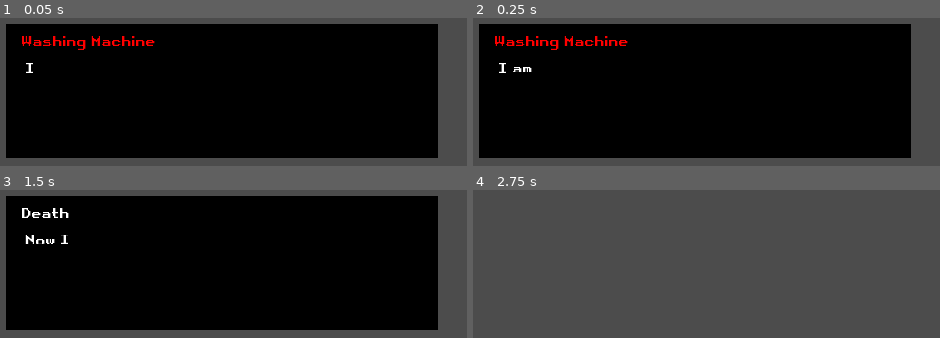
Above: before the commit, frames 1-4 (two rows, left to right).
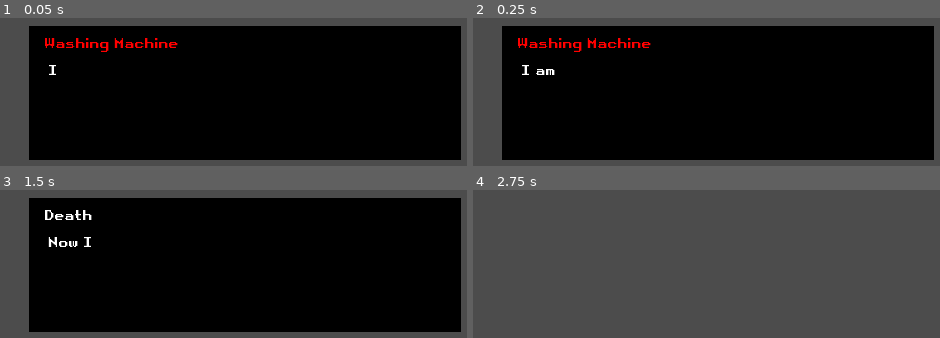
Above: after the commit, the same moments.

Repository: wet-floor/1501-final-project
Game: Godot game, scene res://testing/samuel/dialogueBox.tscn
Same seed, same stepped clock (60 frames per second), same inputs: the game is played once before the commit and once after it. This scene is started directly instead of the project's main scene.
Inputs (mouse positions are in pixels of both pictures, inside the frame that each line leads up to):
- Up to frame 1 (0.05 s): no input
- Up to frame 2 (0.25 s): no input
- Up to frame 3 (1.5 s): tap Enter (ui_accept) at 0.5, 0.6, 0.77, 1.07 s; move the mouse to (outside the picture) at 0.52 s; hold D (player_right) 0.53-1.28 s; move the mouse to (outside the picture) at 1.27 s; hold S (player_down) from 1.28 s (still down); tap Mouse wheel up (inv_left) at 1.35 s
- Up to frame 4 (2.75 s): tap Enter (ui_accept) at 1.52, 1.55, 1.82, 2.3 s; move the mouse to (outside the picture) at 2.02 s; release S (player_down) at 2.03 s; hold D (player_right) from 2.03 s (still down); hold Mouse wheel down (inv_right) from 2.03 s (still down)

The runs differ from the first frame. In frame 1, 13% of the frame differs, in the area x 1-99%, y 4-96%; in frame 2, 13%; in frame 3, 12%; in frame 4, nothing differs.

Commit message:
added popupUI
- PopupUI added

Diff:
--- a/testing/samuel/alarmBar.tscn
+++ b/testing/samuel/alarmBar.tscn
@@ -1,7 +1,7 @@
 [gd_scene load_steps=9 format=2]
 
-[ext_resource path="res://testing/samuel/scripts and assets/alarmBar.gd" type="Script" id=1]
-[ext_resource path="res://testing/assets/redlineSprite.png" type="Texture" id=2]
+[ext_resource path="res://testing/samuel/scripts/alarmBar.gd" type="Script" id=1]
+[ext_resource path="res://testing/samuel/assets/redlineSprite.png" type="Texture" id=2]
 [ext_resource path="res://Retro Gaming.ttf" type="DynamicFontData" id=3]
 
 [sub_resource type="DynamicFont" id=4]
--- a/testing/samuel/dialogueBox.tscn
+++ b/testing/samuel/dialogueBox.tscn
@@ -1,8 +1,10 @@
-[gd_scene load_steps=9 format=2]
+[gd_scene load_steps=11 format=2]
 
-[ext_resource path="res://testing/samuel/scripts and assets/dialogueBox.gd" type="Script" id=1]
-[ext_resource path="res://testing/samuel/scripts and assets/tempSprite.png" type="Texture" id=2]
+[ext_resource path="res://testing/samuel/scripts/dialogueBox.gd" type="Script" id=1]
+[ext_resource path="res://testing/samuel/assets/tempSprite.png" type="Texture" id=2]
 [ext_resource path="res://Retro Gaming.ttf" type="DynamicFontData" id=3]
+[ext_resource path="res://testing/samuel/assets/fullBeepSound.mp3" type="AudioStream" id=4]
+[ext_resource path="res://testing/samuel/assets/beepSoundShort.mp3" type="AudioStream" id=5]
 
 [sub_resource type="DynamicFont" id=8]
 size = 10
@@ -31,10 +33,10 @@
 anchor_bottom = 1.0
 
 [node name="dialogue" type="ColorRect" parent="."]
-margin_left = 259.0
-margin_top = 478.0
-margin_right = 951.0
-margin_bottom = 692.0
+margin_left = 296.0
+margin_top = 482.0
+margin_right = 988.0
+margin_bottom = 696.0
 color = Color( 0, 0, 0, 1 )
 script = ExtResource( 1 )
 dialogPath = "res://testing/samuel/testingText.json"
@@ -69,3 +71,11 @@
 position = Vector2( 100, -100 )
 scale = Vector2( 0.47777, 0.525491 )
 texture = ExtResource( 2 )
+
+[node name="textSound" type="AudioStreamPlayer2D" parent="dialogue"]
+stream = ExtResource( 5 )
+volume_db = -19.077
+
+[node name="enterSound" type="AudioStreamPlayer2D" parent="dialogue"]
+stream = ExtResource( 4 )
+volume_db = -16.773
--- a/testing/samuel/healthBar.tscn
+++ b/testing/samuel/healthBar.tscn
@@ -1,8 +1,8 @@
 [gd_scene load_steps=8 format=2]
 
-[ext_resource path="res://testing/samuel/scripts and assets/healthBar.gd" type="Script" id=1]
+[ext_resource path="res://testing/samuel/scripts/healthBar.gd" type="Script" id=1]
 [ext_resource path="res://Retro Gaming.ttf" type="DynamicFontData" id=2]
-[ext_resource path="res://testing/samuel/scripts and assets/rectangle-transparent-black-outline-of-box-11562876432h8xw61bqb4-modified.png" type="Texture" id=3]
+[ext_resource path="res://testing/samuel/assets/rectangle-transparent-black-outline-of-box-11562876432h8xw61bqb4-modified.png" type="Texture" id=3]
 
 [sub_resource type="DynamicFont" id=1]
 font_data = ExtResource( 2 )
--- /dev/null
+++ b/testing/samuel/popupUI.tscn
@@ -0,0 +1,52 @@
+[gd_scene load_steps=7 format=2]
+
+[ext_resource path="res://Retro Gaming.ttf" type="DynamicFontData" id=1]
+[ext_resource path="res://testing/samuel/scripts/popupBox.gd" type="Script" id=2]
+[ext_resource path="res://testing/samuel/assets/fullBeepSound.mp3" type="AudioStream" id=3]
+[ext_resource path="res://testing/samuel/assets/beepSoundShort.mp3" type="AudioStream" id=4]
+
+[sub_resource type="DynamicFont" id=1]
+font_data = ExtResource( 1 )
+
+[sub_resource type="DynamicFont" id=2]
+font_data = ExtResource( 1 )
+
+[node name="popupUI" type="Control"]
+anchor_right = 1.0
+anchor_bottom = 1.0
+
+[node name="popupBox" type="ColorRect" parent="."]
+margin_left = 367.0
+margin_top = 30.0
+margin_right = 817.0
+margin_bottom = 191.0
+color = Color( 0, 0, 0, 1 )
+script = ExtResource( 2 )
+
+[node name="speakerName" type="RichTextLabel" parent="popupBox"]
+margin_left = 12.0
+margin_top = 6.0
+margin_right = 252.0
+margin_bottom = 42.0
+custom_fonts/normal_font = SubResource( 1 )
+bbcode_enabled = true
+text = "Name"
+
+[node name="speakerDialog" type="RichTextLabel" parent="popupBox"]
+margin_left = 21.0
+margin_top = 38.0
+margin_right = 424.0
+margin_bottom = 146.0
+custom_fonts/normal_font = SubResource( 2 )
+bbcode_enabled = true
+text = "Text"
+
+[node name="textShowTimer" type="Timer" parent="popupBox"]
+
+[node name="textSound" type="AudioStreamPlayer2D" parent="popupBox"]
+stream = ExtResource( 4 )
+volume_db = -17.846
+
+[node name="enterSound" type="AudioStreamPlayer2D" parent="popupBox"]
+stream = ExtResource( 3 )
+volume_db = -12.923
--- a/testing/samuel/positionVector2D.tscn
+++ b/testing/samuel/positionVector2D.tscn
@@ -1,6 +1,6 @@
 [gd_scene load_steps=2 format=2]
 
-[ext_resource path="res://testing/samuel/scripts and assets/positionVector2D.gd" type="Script" id=1]
+[ext_resource path="res://testing/samuel/scripts/positionVector2D.gd" type="Script" id=1]
 
 [node name="positionVector2D" type="Position2D"]
 script = ExtResource( 1 )
--- /dev/null
+++ b/testing/samuel/scripts/dialogueBox.gd
@@ -0,0 +1,82 @@
+extends ColorRect
+
+export var dialogPath = ""
+# The smaller this value is, the faster text goes
+export(float) var textSpeed = 0.07
+
+var dialog
+
+var phraseNum = 0
+var finished = false
+
+# Note: bold font currently has settings to be more spaced instead of bold,
+# and code text is simply smaller text size. This can be checked in the 2D inspector for text.
+
+# Called when the node enters the scene tree for the first time.
+func _ready():
+	# Set wait timer to equal to text speed
+	$textShowTimer.wait_time = textSpeed
+	# Set dialog to the array made from getting dialog
+	dialog = getDialog()
+	# assert(dialog, "Dialog not found")
+	nextPhrase()
+
+func getDialog() -> Array:
+	var f = File.new()
+	# assert(f.file_exists(dialogPath), "File path does not exist")
+	f.open(dialogPath, File.READ)
+	var json = f.get_as_text()
+	var output = parse_json(json)
+
+	if typeof(output) == TYPE_ARRAY:
+		return output
+	else:
+		return []
+
+func nextPhrase() -> void:
+	# If there is no more dialogue, remove this node from tree
+	if phraseNum >= len(dialog):
+		queue_free()
+		return
+	# Sets the finished to false so the player pressing accept works as intended
+	finished = false
+
+	$speakerName.bbcode_text = dialog[phraseNum]["Name"]
+	$speakerDialog.bbcode_text = dialog[phraseNum]["Text"]
+
+	$speakerDialog.visible_characters = 0
+
+	#Unimplemented portrait feature
+	#var f = File.new()
+	#var img = dialog[phraseNum]["Name"] + dialog[phraseNum]["Emotion"]
+	#if f.file_exists(img):
+		#$speakerPortrait.texture = load(img)
+	#else:
+		#$speakerPortrait.texture = null
+
+	# While the visible characters is shorter than the length of the text, continuously show the
+	# next character
+	while $speakerDialog.visible_characters < len($speakerDialog.text):
+		$speakerDialog.visible_characters += 1
+		$textSound.play()
+
+		$textShowTimer.start()
+		# Makes sure each letter only appears after the timer runs out
+		yield($textShowTimer, "timeout")
+
+	# Once all text is shown, finished is set to true, and the phrase count (the current phrase
+	# to be shown) moves forward by one.
+	finished = true
+	phraseNum += 1
+	return
+
+# Called every frame. 'delta' is the elapsed time since the previous frame.
+func _process(delta):
+	# If the player presses accept, it will either move onto the next phrase or
+	# skip to the end of current phrase if still not complete.
+	if Input.is_action_just_pressed("ui_accept"):
+		if finished:
+			nextPhrase()
+			$enterSound.play()
+		else:
+			$speakerDialog.visible_characters = len($speakerDialog.text)
--- a/testing/samuel/scripts and assets/dialogueBox.gd
+++ b/testing/samuel/scripts/popupBox.gd
@@ -1,13 +1,13 @@
 extends ColorRect
 
-export var dialogPath = ""
 # The smaller this value is, the faster text goes
 export(float) var textSpeed = 0.07
 
 var dialog
-
-var phraseNum = 0
+var speakerName
+var shown = false
 var finished = false
+signal messageEnded
 
 # Note: bold font currently has settings to be more spaced instead of bold,
 # and code text is simply smaller text size. This can be checked in the 2D inspector for text.
@@ -16,34 +16,26 @@
 func _ready():
 	# Set wait timer to equal to text speed
 	$textShowTimer.wait_time = textSpeed
-	# Set dialog to the array made from getting dialog
-	dialog = getDialog()
-	# assert(dialog, "Dialog not found")
-	nextPhrase()
 
-func getDialog() -> Array:
-	var f = File.new()
-	# assert(f.file_exists(dialogPath), "File path does not exist")
-	f.open(dialogPath, File.READ)
-	var json = f.get_as_text()
-	var output = parse_json(json)
+func getDialog(name, text) -> Array:
+	if typeof(text) == TYPE_ARRAY:
+		return text
+	if typeof (text) == TYPE_STRING:
+		var textAsArray = []
+		for letter in text:
+			textAsArray.append(letter)
+		return textAsArray
+	else:
+		print("That is not a valid text (Likely an object or an int)")
+		return text
 
-	if typeof(output) == TYPE_ARRAY:
-		return output
-	else:
-		return []
-
-func nextPhrase() -> void:
-	# If there is no more dialogue, remove this node from tree
-	if phraseNum >= len(dialog):
-		queue_free()
-		return
+func showText(name, text):
 	# Sets the finished to false so the player pressing accept works as intended
+	self.show()
+	shown = true
 	finished = false
-
-	$speakerName.bbcode_text = dialog[phraseNum]["Name"]
-	$speakerDialog.bbcode_text = dialog[phraseNum]["Text"]
-
+	$speakerName.bbcode_text = name
+	$speakerDialog.bbcode_text = text
 	$speakerDialog.visible_characters = 0
 
 	#Unimplemented portrait feature
@@ -58,7 +50,7 @@
 	# next character
 	while $speakerDialog.visible_characters < len($speakerDialog.text):
 		$speakerDialog.visible_characters += 1
-
+		$textSound.play()
 		$textShowTimer.start()
 		# Makes sure each letter only appears after the timer runs out
 		yield($textShowTimer, "timeout")
@@ -66,7 +58,6 @@
 	# Once all text is shown, finished is set to true, and the phrase count (the current phrase
 	# to be shown) moves forward by one.
 	finished = true
-	phraseNum += 1
 	return
 
 # Called every frame. 'delta' is the elapsed time since the previous frame.
@@ -74,7 +65,10 @@
 	# If the player presses accept, it will either move onto the next phrase or
 	# skip to the end of current phrase if still not complete.
 	if Input.is_action_just_pressed("ui_accept"):
-		if finished:
-			nextPhrase()
+		if finished && shown:
+			$enterSound.play()
+			emit_signal("messageEnded")
+			self.hide()
+			shown = false
 		else:
 			$speakerDialog.visible_characters = len($speakerDialog.text)
--- /dev/null
+++ b/testing/samuel/scripts/testingSamuel.gd
@@ -0,0 +1,14 @@
+extends Node2D
+
+# Called when the node enters the scene tree for the first time.
+func _ready():
+
+	# yield still doesnt work
+	$popupUI/popupBox.showText("[color=purple]Johnny[/color]", "I am [wave amp=60 freq=6][color=red]very[/color][/wave] angry right now.")
+	yield($popupUI/popupBox, "messageEnded")
+	$popupUI/popupBox.showText("Alex", "SHEEEEEESH")
+	yield($tenSecTimer, "timeout")
+
+# Called every frame. 'delta' is the elapsed time since the previous frame.
+#func _process(delta):
+#	pass
--- /dev/null
+++ b/testing/samuel/testingSamuel.tscn
@@ -0,0 +1,17 @@
+[gd_scene load_steps=3 format=2]
+
+[ext_resource path="res://testing/samuel/scripts/testingSamuel.gd" type="Script" id=2]
+[ext_resource path="res://testing/samuel/popupUI.tscn" type="PackedScene" id=3]
+
+[node name="testingSamuel" type="Node2D"]
+script = ExtResource( 2 )
+
+[node name="popupUI" parent="." instance=ExtResource( 3 )]
+
+[node name="fiveSecTimer" type="Timer" parent="."]
+wait_time = 5.0
+autostart = true
+
+[node name="tenSecTimer" type="Timer" parent="."]
+wait_time = 10.0
+autostart = true
Not shown, added: testing/samuel/assets/beepSound.mp3.import
Not shown, added: testing/samuel/assets/beepSoundShort.mp3.import
Not shown, added: testing/samuel/assets/fullBeepSound.mp3.import
Renamed: testing/samuel/scripts and assets/rectangle-transparent-black-outline-of-box-11562876432h8xw61bqb4-modified.png -> testing/samuel/assets/rectangle-transparent-black-outline-of-box-11562876432h8xw61bqb4-modified.png
Not shown, changed: testing/samuel/assets/rectangle-transparent-black-outline-of-box-11562876432h8xw61bqb4-modified.png.import
Renamed: testing/assets/redlineSprite.png -> testing/samuel/assets/redlineSprite.png
Not shown, changed: testing/samuel/assets/redlineSprite.png.import
Renamed: testing/samuel/scripts and assets/tempSprite.png -> testing/samuel/assets/tempSprite.png
Not shown, changed: testing/samuel/assets/tempSprite.png.import
Renamed: testing/samuel/scripts and assets/alarmBar.gd -> testing/samuel/scripts/alarmBar.gd
Renamed: testing/samuel/scripts and assets/healthBar.gd -> testing/samuel/scripts/healthBar.gd
Renamed: testing/samuel/scripts and assets/positionVector2D.gd -> testing/samuel/scripts/positionVector2D.gd
(and 3 more such lines)
